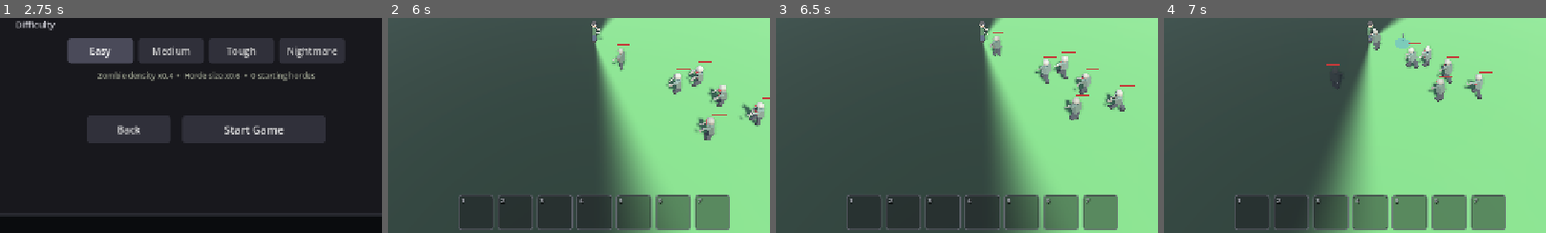
Above: before the commit, frames 1-4 (left to right).
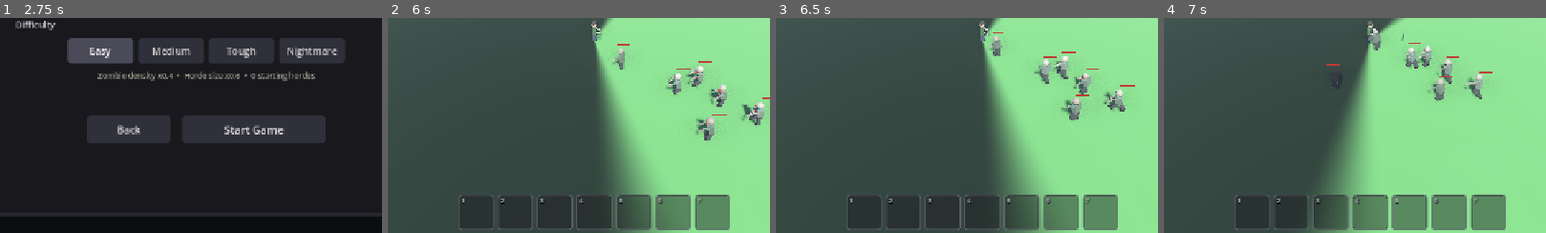
Above: after the commit, the same moments.

Repository: shaoqian2001/vibe-zombie
Game: Godot game, scene res://scenes/TitleMenu.tscn
Same seed, same stepped clock (60 frames per second), same inputs: the game is played once before the commit and once after it.
Inputs:
- Up to frame 1 (2.75 s): click "Single Player" at 0.5 s; click "Easy" at 1.25 s; click "Easy" at 2 s
- Up to frame 2 (6 s): click "Start Game" at 2.75 s; click "God Mode (Invincible)" at 3.5 s; click "Right-handed (off = left)" at 4.25 s; click "Apply" at 5 s; click "Spawn Horde" at 5.75 s
- Up to frame 3 (6.5 s): no input
- Up to frame 4 (7 s): click "Pistol" at 6.5 s
The pictures show only the part of the screen within x 23-73%, y 47-97%; the shares and areas given below are measured in that part.

Frame 1 is identical in both runs. In frame 2, 0.4% of the frame differs, in the area x 53-98%, y 4-58%; in frame 3, 0.3%; in frame 4, 0.3%.

Commit message:
Fix map visual bugs: opaque building roofs and ground z-fighting
Two rendering bugs in the game map:

1) Occluded building roofs stayed dark/opaque while walls turned
   transparent. The vision-shadow overlay blackens every surface outside
   the player's view cone, which fights the occlusion transparency: a
   roof's whole footprint sits outside the forward cone (fully shadowed),
   while camera-facing walls straddle the cone edge (less shadow, so they
   read as see-through). Strip the shadow overlay from a building while it
   is faded for occlusion, restoring it once opaque, so the whole shell
   goes uniformly transparent.

2) Ground decals (block floors, roads, lane paint, crosswalks, plaza/farm
   detail) flickered. They were near-coplanar quads separated by only
   ~0.003-0.006 units, which the depth buffer could not sort. Widen the
   layering into named, well-separated constants (all under 12 cm) and
   push the camera near plane out from 0.05 m to 0.5 m for far better
   depth precision. The camera always sits >=8 m back, so nothing visible
   is clipped.

Co-Authored-By: Claude Opus 4.8 <noreply@anthropic.com>
Claude-Session: https://claude.ai/code/session_01W5XFDafE6xRtxALvXm7B2Y

Diff:
--- a/scripts/camera_controller.gd
+++ b/scripts/camera_controller.gd
@@ -24,6 +24,14 @@
 var _offset: Vector3
 
 func _ready() -> void:
+	# Push the near plane well out from Godot's 0.05 m default. Depth-buffer
+	# precision is dominated by the near/far ratio, and the tight default
+	# starved the far ground of resolution — the near-coplanar road/paint/
+	# crosswalk quads z-fought and flickered. This camera always sits at
+	# least ZOOM_MIN (8 m) back from the player and never approaches world
+	# geometry, so a 0.5 m near plane clips nothing visible while giving the
+	# ground layers far more depth headroom.
+	near = 0.5
 	_update_offset()
 
 func set_target(node: Node3D) -> void:
--- a/scripts/main.gd
+++ b/scripts/main.gd
@@ -1767,5 +1767,19 @@
 				else:
 					mat.transparency = BaseMaterial3D.TRANSPARENCY_DISABLED
 					mat.albedo_color.a = 1.0
+		# The vision-shadow overlay (FovCuller) paints every surface outside
+		# the player's view cone black. We only fade a building so the player
+		# can see their character THROUGH it — but that shadow fights the
+		# transparency. It bites hardest on the roof: its whole footprint sits
+		# outside the forward cone, so it stays fully blackened and opaque,
+		# while the camera-facing walls (which straddle the cone edge) get less
+		# shadow and read as see-through. The result is a "transparent walls,
+		# solid roof" building. Strip the overlay while faded so the entire
+		# shell goes uniformly transparent, and restore it once opaque again.
+		if alpha < 1.0:
+			if mi.material_overlay != null:
+				mi.material_overlay = null
+		elif mi.material_overlay == null:
+			mi.material_overlay = FovCuller.get_shadow_material()
 	for child in node.get_children():
 		_fade_mesh_tree(child, alpha)
--- a/scripts/world.gd
+++ b/scripts/world.gd
@@ -28,6 +28,23 @@
 const SIDEWALK_INSET := 3.0    # Building-free margin inside each block
 const CELL_WIDTH     := BLOCK_WIDTH + ROAD_WIDTH
 const CELL_DEPTH     := BLOCK_DEPTH + ROAD_WIDTH
+
+# Ground-decal stacking heights. The grass ground plane sits at y=0 and every
+# painted surface (block floors, roads, lane paint, crosswalks, plaza/farm
+# detail) is a near-coplanar quad layered just above it. The original offsets
+# were only ~0.003–0.006 apart, which the isometric camera's depth buffer
+# could not reliably separate — the layers z-fought and flickered as the
+# camera moved. These wider, strictly-ordered gaps stay visually flat (all
+# under 12 cm) while giving the depth test comfortable room to sort them.
+const Y_BLOCK_GROUND := 0.03    # per-block coloured floor (park/plaza/parking)
+const Y_FARM_FIELD   := 0.036   # tilled-soil base of a farm block
+const Y_ROAD         := 0.05    # asphalt road quads
+const Y_PLAZA_STRIPE := 0.07    # plaza decorative grid tiles
+const Y_FARM_ROW     := 0.075   # farm crop rows (over the field base)
+const Y_PARKING_LINE := 0.075   # parking-stall lines (over the lot floor)
+const Y_ROAD_MARK    := 0.09    # dashed centre lane paint (over the road)
+const Y_CROSSWALK    := 0.11    # crosswalk stripes (over the road)
+const Y_PATH         := 0.12    # park cross-paths (over the park floor)
 
 ## Number of blocks per axis (NxN grid). Each block is rectangular, so the
 ## world is num_blocks * CELL_WIDTH wide × num_blocks * CELL_DEPTH deep.
@@ -249,7 +266,7 @@
 		BuildingCatalog.BlockCategory.PLAZA:
 			base_color = PLAZA_COLOR
 	_create_flat_quad(
-		Vector3(origin.x + BLOCK_WIDTH * 0.5, 0.005, origin.z + BLOCK_DEPTH * 0.5),
+		Vector3(origin.x + BLOCK_WIDTH * 0.5, Y_BLOCK_GROUND, origin.z + BLOCK_DEPTH * 0.5),
 		BLOCK_WIDTH, BLOCK_DEPTH,
 		base_color
 	)
@@ -644,8 +661,8 @@
 
 	# Cross paths
 	var path_w := 3.0
-	_create_flat_quad(Vector3(bx + w * 0.5, 0.02, bz + d * 0.5), w, path_w, PARK_PATH_COLOR)
-	_create_flat_quad(Vector3(bx + w * 0.5, 0.02, bz + d * 0.5), path_w, d, PARK_PATH_COLOR)
+	_create_flat_quad(Vector3(bx + w * 0.5, Y_PATH, bz + d * 0.5), w, path_w, PARK_PATH_COLOR)
+	_create_flat_quad(Vector3(bx + w * 0.5, Y_PATH, bz + d * 0.5), path_w, d, PARK_PATH_COLOR)
 
 	# Central fountain
 	_create_fountain(Vector3(bx + w * 0.5, 0.0, bz + d * 0.5))
@@ -690,7 +707,7 @@
 	# Field base — a tilled-soil rectangle covering most of the block
 	var field_color := Color(0.45, 0.32, 0.20)
 	_create_flat_quad(
-		Vector3(bx + w * 0.5, 0.006, bz + d * 0.5),
+		Vector3(bx + w * 0.5, Y_FARM_FIELD, bz + d * 0.5),
 		w - 6.0, d - 6.0,
 		field_color
 	)
@@ -709,7 +726,7 @@
 		var cx := bx + 4.0 + (r + 0.5) * row_w
 		var color: Color = crop_colors[r % crop_colors.size()]
 		_create_flat_quad(
-			Vector3(cx, 0.012, bz + d * 0.5),
+			Vector3(cx, Y_FARM_ROW, bz + d * 0.5),
 			row_w * 0.7, d - 12.0,
 			color
 		)
@@ -936,7 +953,7 @@
 func _paint_parking_row(bx: float, z_center: float, cols: int, stall_w: float) -> void:
 	for c in range(cols + 1):
 		_emit_parking_line(
-			Vector3(bx + c * stall_w, 0.012, z_center),
+			Vector3(bx + c * stall_w, Y_PARKING_LINE, z_center),
 			0.12, 5.0
 		)
 
@@ -1011,7 +1028,7 @@
 	var stripe_color := PLAZA_COLOR.darkened(0.1)
 	for i in range(8):
 		var t := float(i) / 8.0
-		_create_flat_quad(Vector3(bx + w * t + w * 0.0625, 0.011, bz + d * 0.5), 0.4, d * 0.92, stripe_color)
+		_create_flat_quad(Vector3(bx + w * t + w * 0.0625, Y_PLAZA_STRIPE, bz + d * 0.5), 0.4, d * 0.92, stripe_color)
 
 	# Central fountain or pavilion
 	_create_fountain(Vector3(bx + w * 0.5, 0.0, bz + d * 0.5))
@@ -1050,26 +1067,26 @@
 	for col in range(num_blocks):
 		var rx := origin.x + col * CELL_WIDTH + BLOCK_WIDTH + ROAD_WIDTH * 0.5
 		var rz_center := origin.z + (num_blocks * CELL_DEPTH) * 0.5
-		_create_flat_quad(Vector3(rx, 0.008, rz_center), ROAD_WIDTH, num_blocks * CELL_DEPTH, ROAD_COLOR)
+		_create_flat_quad(Vector3(rx, Y_ROAD, rz_center), ROAD_WIDTH, num_blocks * CELL_DEPTH, ROAD_COLOR)
 		# Centre dashed yellow line
-		_paint_dashed_line(Vector3(rx, 0.014, origin.z), Vector3(rx, 0.014, origin.z + num_blocks * CELL_DEPTH), false)
+		_paint_dashed_line(Vector3(rx, Y_ROAD_MARK, origin.z), Vector3(rx, Y_ROAD_MARK, origin.z + num_blocks * CELL_DEPTH), false)
 
 	# Horizontal roads
 	for row in range(num_blocks):
 		var rz := origin.z + row * CELL_DEPTH + BLOCK_DEPTH + ROAD_WIDTH * 0.5
 		var rx_center := origin.x + (num_blocks * CELL_WIDTH) * 0.5
-		_create_flat_quad(Vector3(rx_center, 0.008, rz), num_blocks * CELL_WIDTH, ROAD_WIDTH, ROAD_COLOR)
-		_paint_dashed_line(Vector3(origin.x, 0.014, rz), Vector3(origin.x + num_blocks * CELL_WIDTH, 0.014, rz), true)
+		_create_flat_quad(Vector3(rx_center, Y_ROAD, rz), num_blocks * CELL_WIDTH, ROAD_WIDTH, ROAD_COLOR)
+		_paint_dashed_line(Vector3(origin.x, Y_ROAD_MARK, rz), Vector3(origin.x + num_blocks * CELL_WIDTH, Y_ROAD_MARK, rz), true)
 
 	# Crosswalks at each intersection (4 walks per intersection)
 	for col in range(num_blocks):
 		for row in range(num_blocks):
 			var ix := origin.x + col * CELL_WIDTH + BLOCK_WIDTH + ROAD_WIDTH * 0.5
 			var iz := origin.z + row * CELL_DEPTH + BLOCK_DEPTH + ROAD_WIDTH * 0.5
-			_create_crosswalk(Vector3(ix, 0.018, iz - ROAD_WIDTH * 0.5 - 1.2), true)
-			_create_crosswalk(Vector3(ix, 0.018, iz + ROAD_WIDTH * 0.5 + 1.2), true)
-			_create_crosswalk(Vector3(ix - ROAD_WIDTH * 0.5 - 1.2, 0.018, iz), false)
-			_create_crosswalk(Vector3(ix + ROAD_WIDTH * 0.5 + 1.2, 0.018, iz), false)
+			_create_crosswalk(Vector3(ix, Y_CROSSWALK, iz - ROAD_WIDTH * 0.5 - 1.2), true)
+			_create_crosswalk(Vector3(ix, Y_CROSSWALK, iz + ROAD_WIDTH * 0.5 + 1.2), true)
+			_create_crosswalk(Vector3(ix - ROAD_WIDTH * 0.5 - 1.2, Y_CROSSWALK, iz), false)
+			_create_crosswalk(Vector3(ix + ROAD_WIDTH * 0.5 + 1.2, Y_CROSSWALK, iz), false)
 
 func _paint_dashed_line(start_pos: Vector3, end_pos: Vector3, horizontal: bool) -> void:
 	var dash_len := 3.0
